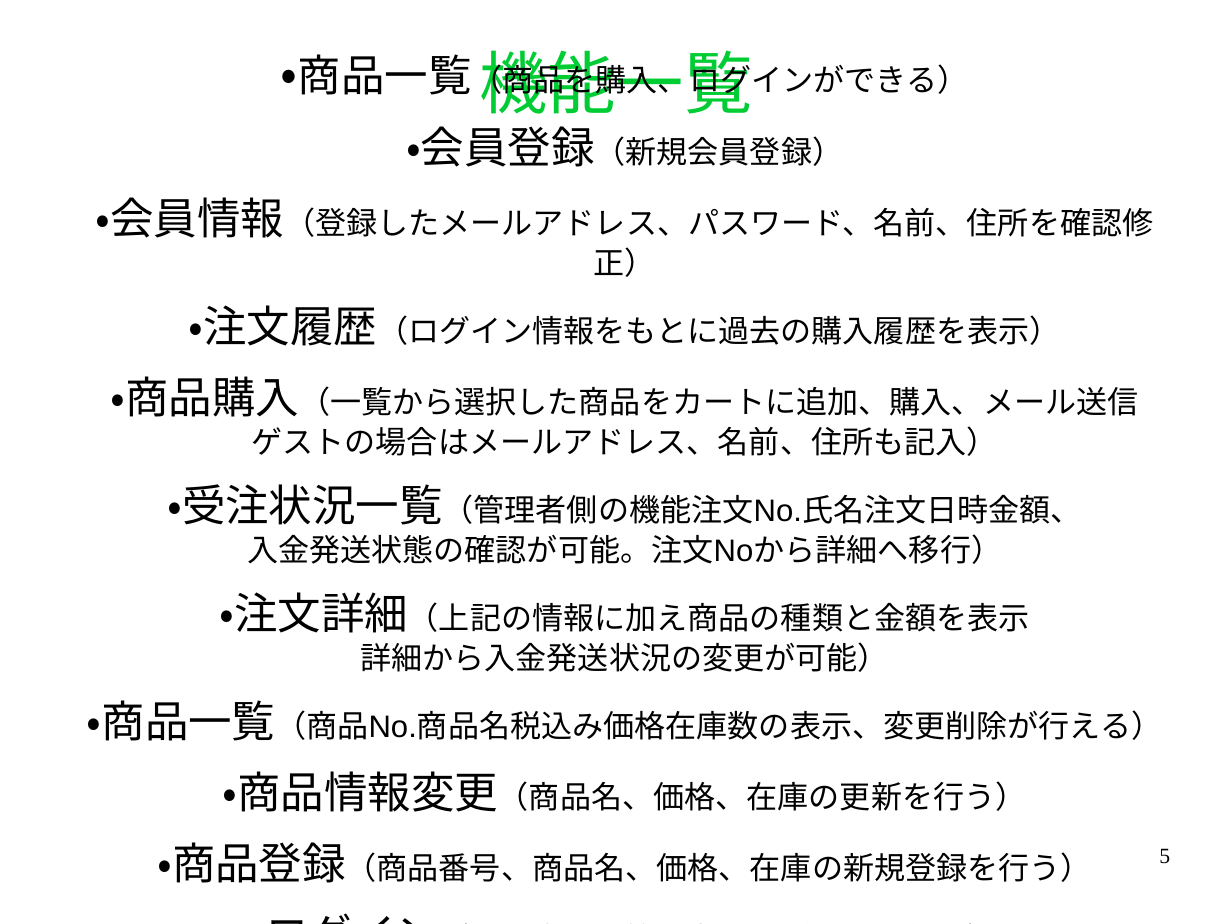
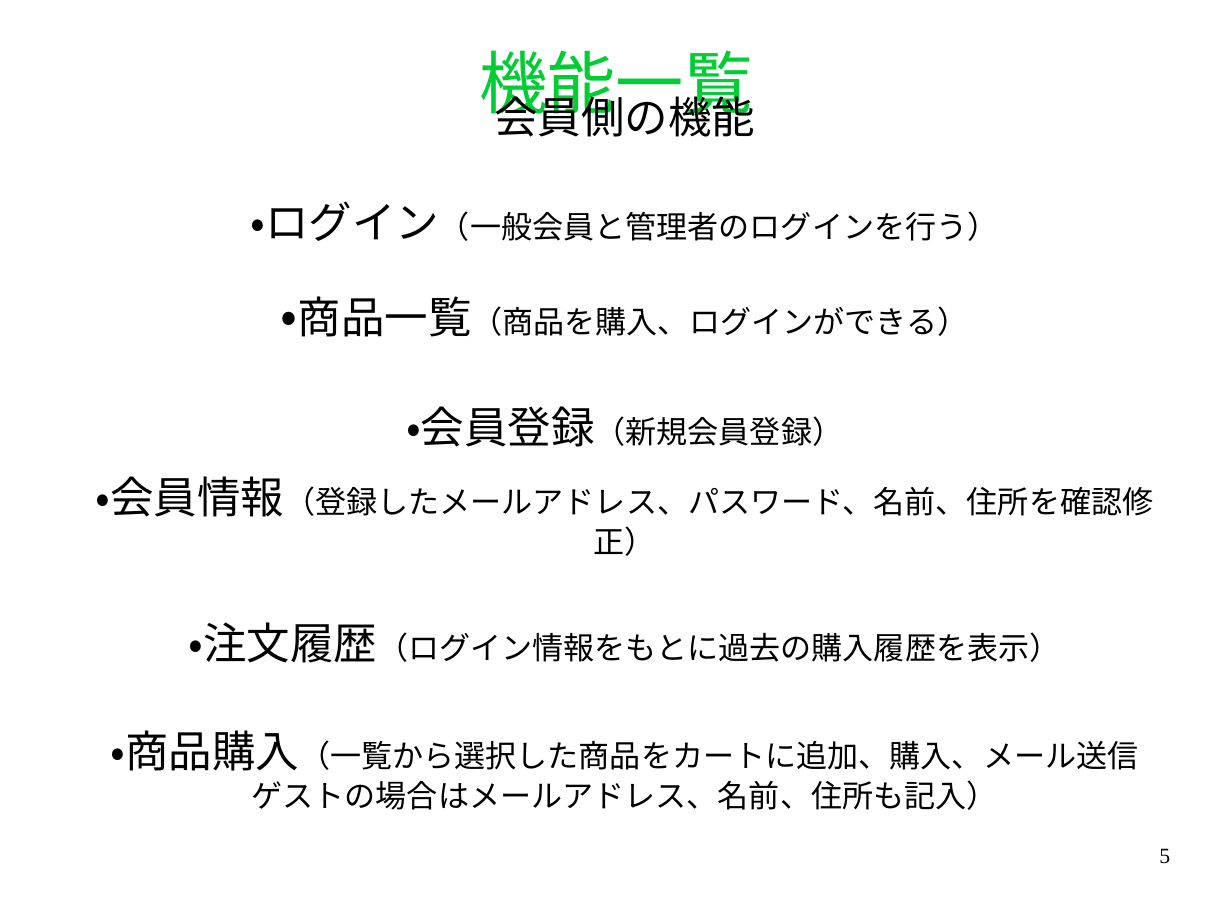
Before and after one commit to black1000/system, a slide deck: slide 5 of ユニフォームプレゼンテーション.odp. Drawn at 1232x924 pixels with LibreOffice and Linux fonts; fonts in the diff are those of the drawing. Boxes give left, top, right and bottom in pixels: in the first picture for what was removed or moved away, otherwise in the second. Text is boxed around its words. In the diff, an @@ line names an element or a change of style, - is before the commit and + after.

Commit message:
要件、機能を管理者と購入者で分けた

```diff
--- a/ユニフォームプレゼンテーション.odp
+++ b/ユニフォームプレゼンテーション.odp
@@ subtitle "会員側の機能": place and size @@
-subtitle "会員側の機能" at (87,54,1162,883)
+subtitle "会員側の機能" at (96,89,1153,810)
@@ subtitle at (251,89,999,241): paragraphs added @@
+会員側の機能
+・ログイン（一般会員と管理者のログインを行う）
@@ subtitle at (87,484,1162,883): paragraphs removed @@
-・受注状況一覧（管理者側の機能注文No.氏名注文日時金額、
-入金発送状態の確認が可能。注文Noから詳細へ移行）
-・注文詳細（上記の情報に加え商品の種類と金額を表示
-詳細から入金発送状況の変更が可能）
-・商品一覧（商品No.商品名税込み価格在庫数の表示、変更削除が行える）
-・商品情報変更（商品名、価格、在庫の更新を行う）
-・商品登録（商品番号、商品名、価格、在庫の新規登録を行う）
-・ログイン（一般会員と管理者のログインを行う）
```
Also in this commit, not shown: 4 other slides changed, 1 slide added, 1 slide removed.
